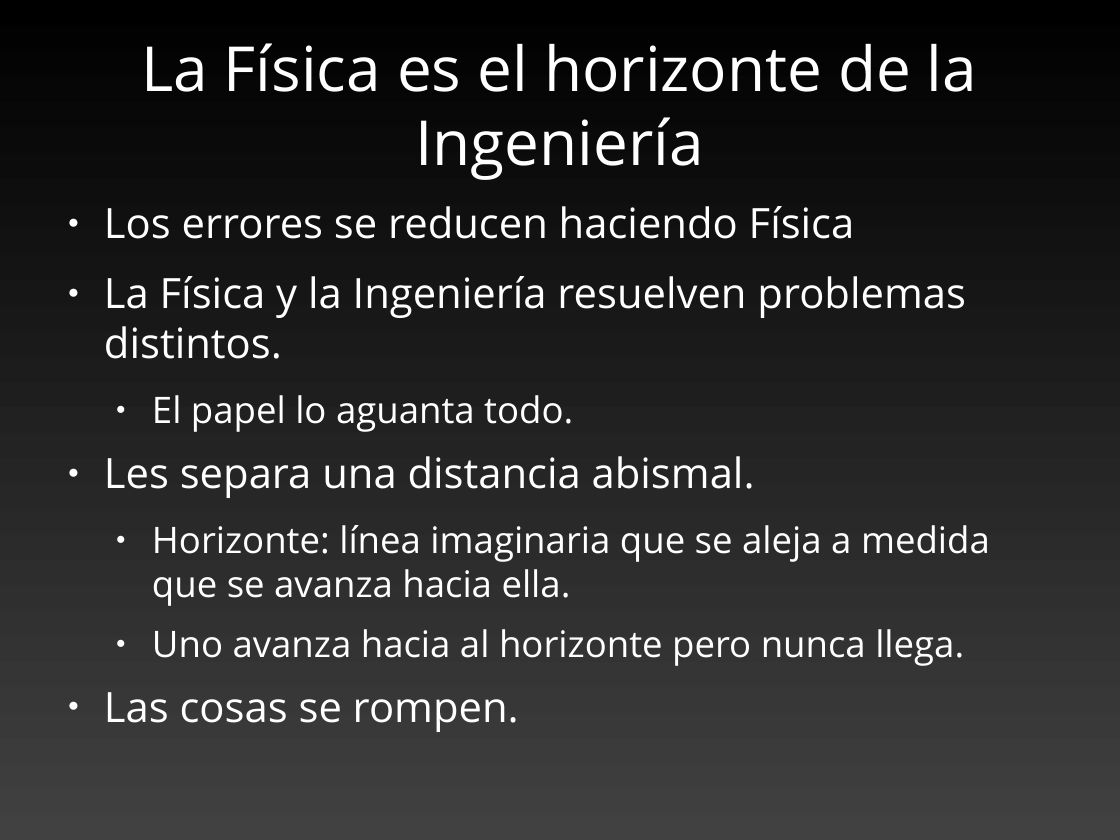
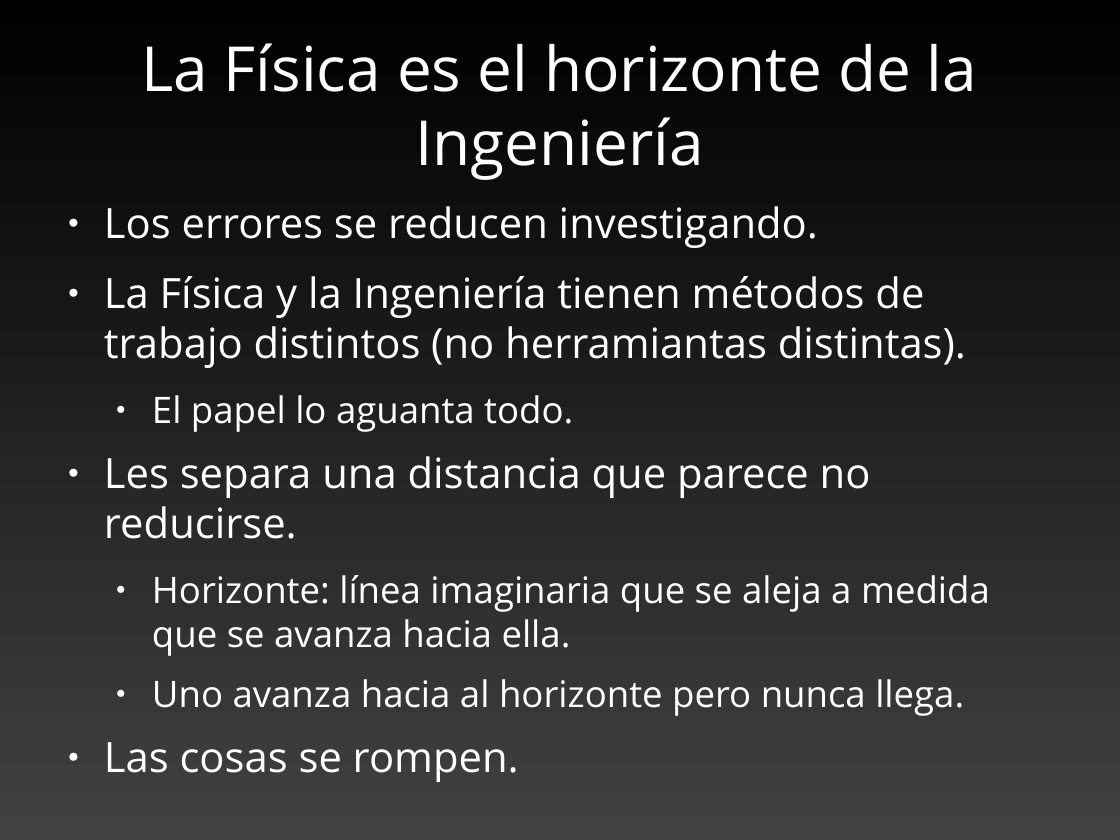
Before and after one commit to guillemborrell/CursoScripting, a slide deck: slide 15 of clases/valencia_2010/valencia_global.odp. Drawn at 1120x840 pixels with LibreOffice and Linux fonts; fonts in the diff are those of the drawing. Boxes give left, top, right and bottom in pixels: in the first picture for what was removed or moved away, otherwise in the second. Text is boxed around its words. In the diff, an @@ line names an element or a change of style, - is before the commit and + after.

```diff
--- a/clases/valencia_2010/valencia_global.odp
+++ b/clases/valencia_2010/valencia_global.odp
@@ text at [104,206,966,368]: text changed @@
-● Los errores se reducen haciendo Física
-● La Física y la Ingeniería resuelven problemas distintos.
+● Los errores se reducen investigando.
+● La Física y la Ingeniería tienen métodos de trabajo distintos (no herramiantas distintas).
@@ text at [104,456,871,539]: text changed @@
-● Les separa una distancia abismal.
+● Les separa una distancia que parece no reducirse.
```
Also in this commit, not shown: 2 other slides changed, 1 other file.
